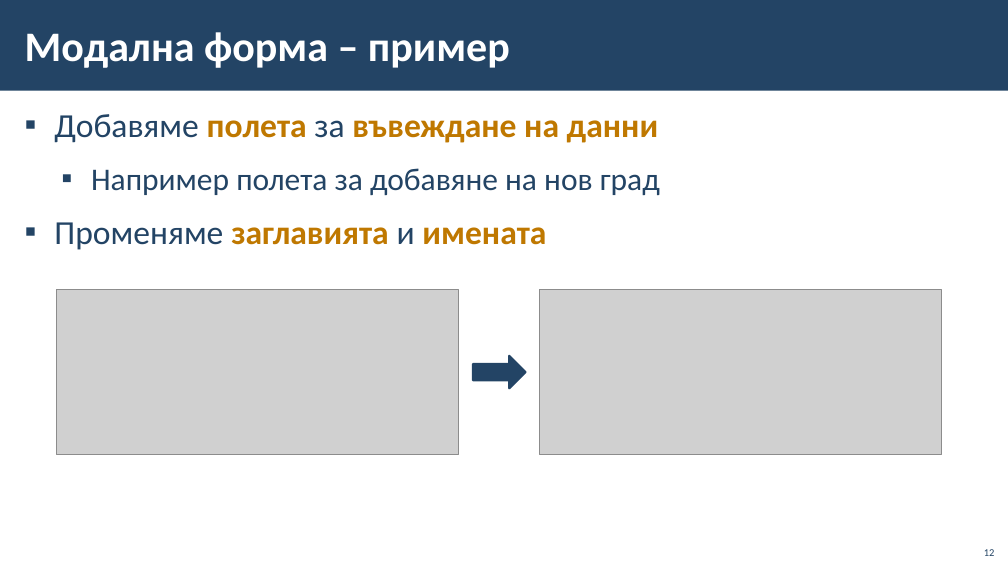
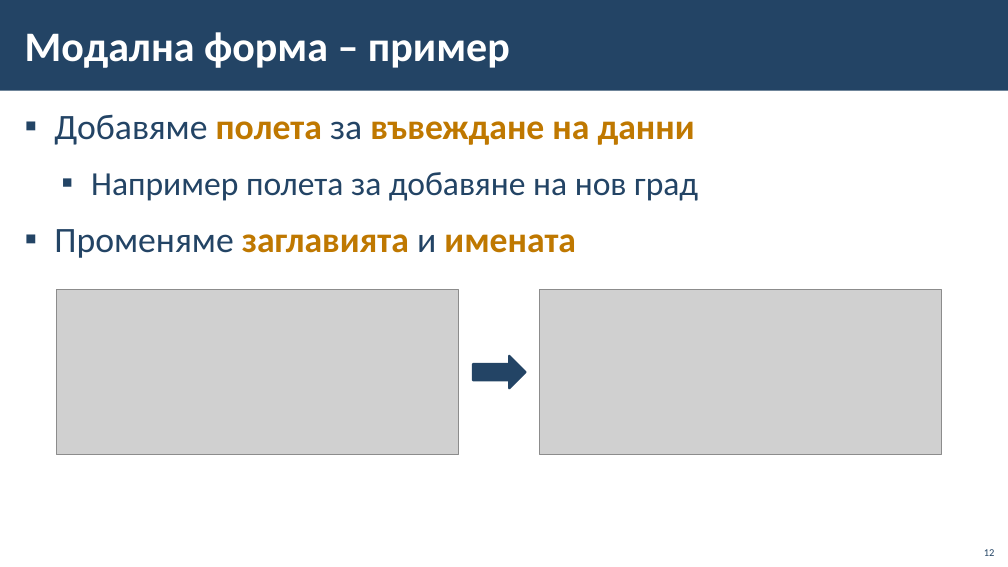
Before and after one commit to BG-IT-Edu/School-Programming, a slide deck: slide 12 of Courses/Software-Sciences/Module-4-Information-Systems-New/06-CRUD-with-EF-and-Windows-Forms/06-CRUD-with-EF-Core-and-Windows-Forms.pptx. Drawn at 1008x567 pixels with LibreOffice and Linux fonts; fonts in the diff are those of the drawing; grey boxes stand for pictures; background and template pictures are left out. Boxes give left, top, right and bottom in pixels: in the first picture for what was removed or moved away, otherwise in the second. Text is boxed around its words. In the diff, an @@ line names an element or a change of style, - is before the commit and + after.

```diff
--- a/Courses/Software-Sciences/Module-4-Information-Systems-New/06-CRUD-with-EF-and-Windows-Forms/06-CRUD-with-EF-Core-and-Windows-Forms.pptx
+++ b/Courses/Software-Sciences/Module-4-Information-Systems-New/06-CRUD-with-EF-and-Windows-Forms/06-CRUD-with-EF-Core-and-Windows-Forms.pptx
@@ text "Добавяме полета за въвеждане на ..." at [54, 114, 698, 258]: size 32 to 34 pt in "Добавяме полета за въвеждане на данни", "Променяме заглавията и имената"; size 30 to 32 pt in "Например полета за добавяне на нов град" @@
```
Also in this commit, not shown: 9 other slides changed.
